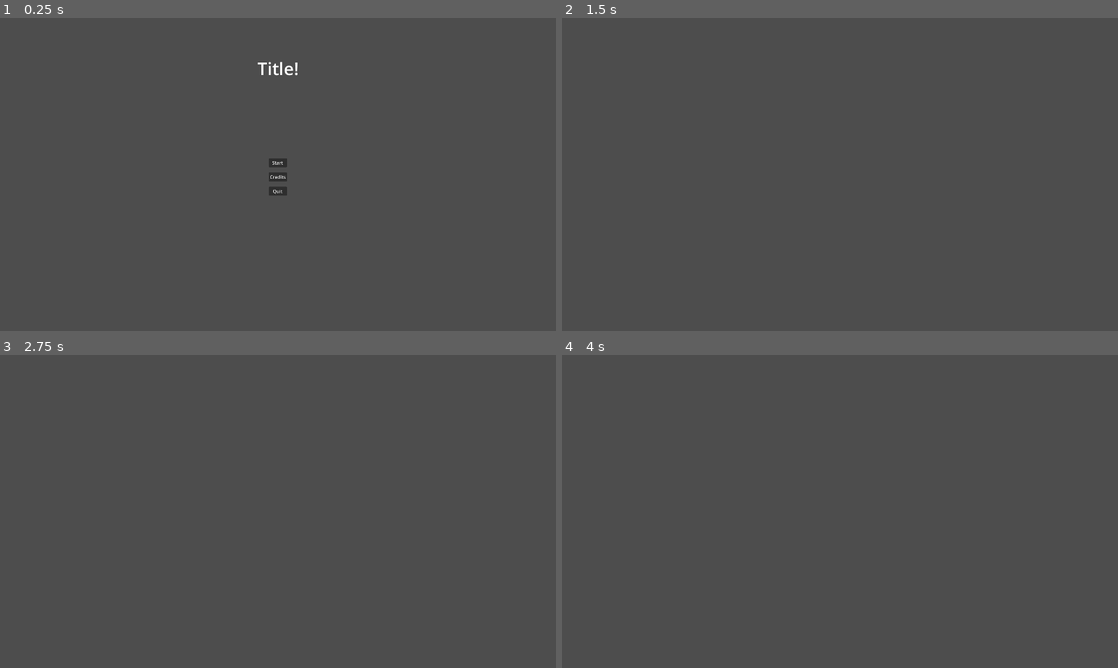
Above: before the commit, frames 1-4 (two rows, left to right).
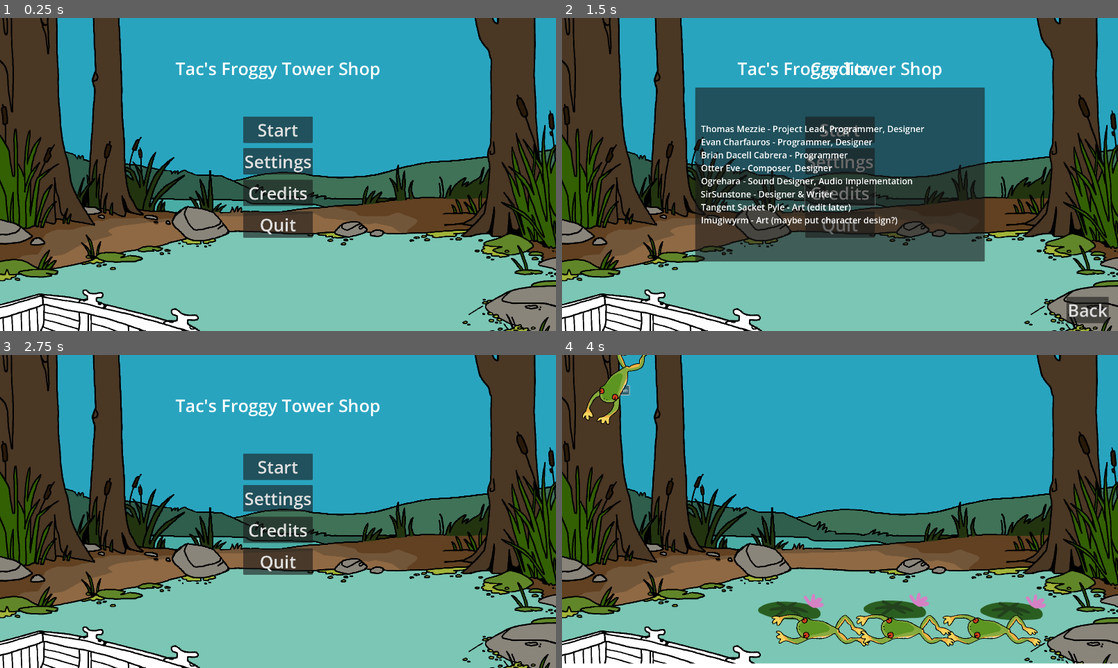
Above: after the commit, the same moments.

Repository: NotTom31/FroggeeToadems
Game: Godot game, scene res://Scenes/UI/MainMenu.tscn
Same seed, same stepped clock (60 frames per second), same inputs: the game is played once before the commit and once after it.
Inputs (mouse positions are in pixels of both pictures, inside the frame that each line leads up to):
- Up to frame 1 (0.25 s): no input
- Up to frame 2 (1.5 s): click "Credits" at 0.5 s; click (840, 161) at 1.25 s, where only the run after the commit has a clickable "Settings"
- Up to frame 3 (2.75 s): click (528, 646) at 2 s, where only the run after the commit has a clickable "Back"
- Up to frame 4 (4 s): click (840, 467) at 2.75 s, where only the run after the commit has a clickable "Start"; click (623, 389) at 3.5 s, where only the run after the commit has a clickable "Spawn"

The runs differ from the first frame. In frame 1, 100% of the frame differs, in the area x 0-100%, y 0-100%; in frame 2, 95%; in frame 3, 100%; in frame 4, 100%.

Commit message:
Started settings and credits

Diff:
--- /dev/null
+++ b/Code/UI/credits_menu.gd
@@ -0,0 +1,10 @@
+extends Control
+
+@onready var back_button: Button = $BackButton as Button
+
+
+func _ready() -> void:
+	back_button.button_down.connect(on_back_pressed)
+
+func on_back_pressed():
+	queue_free()
--- a/Code/UI/main_menu.gd
+++ b/Code/UI/main_menu.gd
@@ -3,13 +3,17 @@
 
 
 @onready var start_button: Button = $MarginContainer/HBoxContainer/VBoxContainer/StartButton as Button
+@onready var settings_button: Button = $MarginContainer/HBoxContainer/VBoxContainer/SettingsButton as Button
 @onready var credits_button: Button = $MarginContainer/HBoxContainer/VBoxContainer/CreditsButton as Button
 @onready var exit_button: Button = $MarginContainer/HBoxContainer/VBoxContainer/QuitButton as Button
-@onready var game_level = preload("res://Scenes/hello_world.tscn") as PackedScene
+@onready var game_level = preload("res://Scenes/Levels/Test/Main-Scene-Tom.tscn") as PackedScene
+@onready var settings_menu = preload("res://Scenes/UI/SettingsMenu.tscn") as PackedScene
+@onready var credits_menu = preload("res://Scenes/UI/CreditsMenu.tscn") as PackedScene
 
 
 func _ready():
 	start_button.button_down.connect(on_start_pressed)
+	settings_button.button_down.connect(on_settings_pressed)
 	credits_button.button_down.connect(on_credits_pressed)
 	exit_button.button_down.connect(on_exit_pressed)
 
@@ -17,8 +21,13 @@
 func on_start_pressed() -> void:
 	get_tree().change_scene_to_packed(game_level)
 
+func on_settings_pressed() -> void:
+	var scene_instance = settings_menu.instantiate()
+	add_child(scene_instance)
+
 func on_credits_pressed() -> void:
-	pass
+	var scene_instance = credits_menu.instantiate()
+	add_child(scene_instance)
 
 func on_exit_pressed() -> void:
 	get_tree().quit()
--- /dev/null
+++ b/Code/UI/settings_menu.gd
@@ -0,0 +1,10 @@
+extends Control
+
+@onready var back_button: Button = $BackButton as Button
+
+
+func _ready() -> void:
+	back_button.button_down.connect(on_back_pressed)
+
+func on_back_pressed():
+	queue_free()
--- /dev/null
+++ b/Scenes/UI/BlankButton.tscn
@@ -0,0 +1,5 @@
+[gd_scene format=3 uid="uid://baeaj55y6xd38"]
+
+[node name="BlankButton" type="Button"]
+theme_override_font_sizes/font_size = 60
+text = "test"
--- /dev/null
+++ b/Scenes/UI/CreditsMenu.tscn
@@ -0,0 +1,93 @@
+[gd_scene load_steps=3 format=3 uid="uid://blj7k800h40f"]
+
+[ext_resource type="Script" path="res://Code/UI/credits_menu.gd" id="1_etfey"]
+[ext_resource type="PackedScene" uid="uid://baeaj55y6xd38" path="res://Scenes/UI/BlankButton.tscn" id="3_4ra3i"]
+
+[node name="CreditsMenu" type="Control"]
+layout_mode = 3
+anchors_preset = 15
+anchor_right = 1.0
+anchor_bottom = 1.0
+grow_horizontal = 2
+grow_vertical = 2
+script = ExtResource("1_etfey")
+
+[node name="MarginContainer" type="MarginContainer" parent="."]
+layout_mode = 1
+anchors_preset = 15
+anchor_right = 1.0
+anchor_bottom = 1.0
+grow_horizontal = 2
+grow_vertical = 2
+theme_override_constants/margin_left = 12
+theme_override_constants/margin_top = 12
+theme_override_constants/margin_right = 12
+theme_override_constants/margin_bottom = 12
+
+[node name="VBoxContainer" type="VBoxContainer" parent="MarginContainer"]
+layout_mode = 2
+theme_override_constants/separation = 120
+
+[node name="Seperator" type="Control" parent="MarginContainer/VBoxContainer"]
+layout_mode = 2
+
+[node name="Label" type="Label" parent="MarginContainer/VBoxContainer"]
+layout_mode = 2
+theme_override_font_sizes/font_size = 60
+text = "Credits"
+horizontal_alignment = 1
+vertical_alignment = 1
+
+[node name="Panel" type="Panel" parent="."]
+custom_minimum_size = Vector2(1000, 600)
+layout_mode = 1
+anchors_preset = 8
+anchor_left = 0.5
+anchor_top = 0.5
+anchor_right = 0.5
+anchor_bottom = 0.5
+offset_left = -500.0
+offset_top = -300.0
+offset_right = 500.0
+offset_bottom = 300.0
+grow_horizontal = 2
+grow_vertical = 2
+
+[node name="MarginContainer" type="MarginContainer" parent="Panel"]
+layout_mode = 1
+anchors_preset = 15
+anchor_right = 1.0
+anchor_bottom = 1.0
+grow_horizontal = 2
+grow_vertical = 2
+theme_override_constants/margin_left = 20
+theme_override_constants/margin_top = 20
+theme_override_constants/margin_right = 20
+theme_override_constants/margin_bottom = 20
+
+[node name="Label" type="Label" parent="Panel/MarginContainer"]
+layout_mode = 2
+theme_override_font_sizes/font_size = 30
+text = "Thomas Mezzie - Project Lead, Programmer, Designer
+Evan Charfauros - Programmer, Designer
+Brian Dacell Cabrera - Programmer
+Otter Eve - Composer, Designer
+Ogrehara - Sound Designer, Audio Implementation
+SirSunstone - Designer & Writer
+Tangent Sacket Pyle - Art (edit later)
+Imugiwyrm - Art (maybe put character design?)"
+
+[node name="BackButton" parent="." instance=ExtResource("3_4ra3i")]
+layout_mode = 1
+anchors_preset = 3
+anchor_left = 1.0
+anchor_top = 1.0
+anchor_right = 1.0
+anchor_bottom = 1.0
+offset_left = -178.0
+offset_top = -118.0
+offset_right = -32.0
+offset_bottom = -27.0
+grow_horizontal = 0
+grow_vertical = 0
+text = "Back"
--- a/Scenes/UI/MainMenu.tscn
+++ b/Scenes/UI/MainMenu.tscn
@@ -1,6 +1,8 @@
-[gd_scene load_steps=2 format=3 uid="uid://cwk0xas0ckfjo"]
+[gd_scene load_steps=4 format=3 uid="uid://cwk0xas0ckfjo"]
 
 [ext_resource type="Script" path="res://Code/UI/main_menu.gd" id="1_dnbkw"]
+[ext_resource type="Texture2D" uid="uid://ht4x4rlup3a2" path="res://Assets/Art/Temp/swamp_firstpass.png" id="2_xucy2"]
+[ext_resource type="PackedScene" uid="uid://baeaj55y6xd38" path="res://Scenes/UI/BlankButton.tscn" id="3_stxqm"]
 
 [node name="Main Menu" type="Control"]
 layout_mode = 3
@@ -10,6 +12,11 @@
 grow_horizontal = 2
 grow_vertical = 2
 script = ExtResource("1_dnbkw")
+
+[node name="SwampFirstpass" type="Sprite2D" parent="."]
+position = Vector2(960, 540)
+scale = Vector2(0.335, 0.335)
+texture = ExtResource("2_xucy2")
 
 [node name="MarginContainer" type="MarginContainer" parent="."]
 layout_mode = 1
@@ -33,7 +40,7 @@
 [node name="Label" type="Label" parent="MarginContainer/VBoxContainer"]
 layout_mode = 2
 theme_override_font_sizes/font_size = 60
-text = "Title!"
+text = "Tac's Froggy Tower Shop"
 horizontal_alignment = 1
 vertical_alignment = 1
 
@@ -49,14 +56,18 @@
 [node name="Seperator2" type="Control" parent="MarginContainer/HBoxContainer/VBoxContainer"]
 layout_mode = 2
 
-[node name="StartButton" type="Button" parent="MarginContainer/HBoxContainer/VBoxContainer"]
+[node name="StartButton" parent="MarginContainer/HBoxContainer/VBoxContainer" instance=ExtResource("3_stxqm")]
 layout_mode = 2
 text = "Start"
 
-[node name="CreditsButton" type="Button" parent="MarginContainer/HBoxContainer/VBoxContainer"]
+[node name="SettingsButton" parent="MarginContainer/HBoxContainer/VBoxContainer" instance=ExtResource("3_stxqm")]
+layout_mode = 2
+text = "Settings"
+
+[node name="CreditsButton" parent="MarginContainer/HBoxContainer/VBoxContainer" instance=ExtResource("3_stxqm")]
 layout_mode = 2
 text = "Credits"
 
-[node name="QuitButton" type="Button" parent="MarginContainer/HBoxContainer/VBoxContainer"]
+[node name="QuitButton" parent="MarginContainer/HBoxContainer/VBoxContainer" instance=ExtResource("3_stxqm")]
 layout_mode = 2
 text = "Quit"
--- /dev/null
+++ b/Scenes/UI/SettingsMenu.tscn
@@ -0,0 +1,86 @@
+[gd_scene load_steps=3 format=3 uid="uid://cecmdnni7erii"]
+
+[ext_resource type="Script" path="res://Code/UI/settings_menu.gd" id="1_iv60s"]
+[ext_resource type="PackedScene" uid="uid://baeaj55y6xd38" path="res://Scenes/UI/BlankButton.tscn" id="2_ww785"]
+
+[node name="SettingsMenu" type="Control"]
+layout_mode = 3
+anchors_preset = 15
+anchor_right = 1.0
+anchor_bottom = 1.0
+grow_horizontal = 2
+grow_vertical = 2
+script = ExtResource("1_iv60s")
+
+[node name="Panel" type="Panel" parent="."]
+custom_minimum_size = Vector2(1000, 600)
+layout_mode = 1
+anchors_preset = 8
+anchor_left = 0.5
+anchor_top = 0.5
+anchor_right = 0.5
+anchor_bottom = 0.5
+offset_left = -500.0
+offset_top = -300.0
+offset_right = 500.0
+offset_bottom = 300.0
+grow_horizontal = 2
+grow_vertical = 2
+
+[node name="MarginContainer" type="MarginContainer" parent="Panel"]
+layout_mode = 1
+anchors_preset = 15
+anchor_right = 1.0
+anchor_bottom = 1.0
+grow_horizontal = 2
+grow_vertical = 2
+theme_override_constants/margin_left = 20
+theme_override_constants/margin_top = 20
+theme_override_constants/margin_right = 20
+theme_override_constants/margin_bottom = 20
+
+[node name="Label" type="Label" parent="Panel/MarginContainer"]
+layout_mode = 2
+theme_override_font_sizes/font_size = 30
+text = "Put settings here"
+
+[node name="MarginContainer" type="MarginContainer" parent="."]
+layout_mode = 1
+anchors_preset = 15
+anchor_right = 1.0
+anchor_bottom = 1.0
+grow_horizontal = 2
+grow_vertical = 2
+theme_override_constants/margin_left = 12
+theme_override_constants/margin_top = 12
+theme_override_constants/margin_right = 12
+theme_override_constants/margin_bottom = 12
+
+[node name="VBoxContainer" type="VBoxContainer" parent="MarginContainer"]
+layout_mode = 2
+theme_override_constants/separation = 120
+
+[node name="Seperator" type="Control" parent="MarginContainer/VBoxContainer"]
+layout_mode = 2
+
+[node name="Label" type="Label" parent="MarginContainer/VBoxContainer"]
+layout_mode = 2
+theme_override_font_sizes/font_size = 60
+text = "Settings"
+horizontal_alignment = 1
+vertical_alignment = 1
+
+[node name="BackButton" parent="." instance=ExtResource("2_ww785")]
+layout_mode = 1
+anchors_preset = 3
+anchor_left = 1.0
+anchor_top = 1.0
+anchor_right = 1.0
+anchor_bottom = 1.0
+offset_left = -178.0
+offset_top = -118.0
+offset_right = -32.0
+offset_bottom = -27.0
+grow_horizontal = 0
+grow_vertical = 0
+text = "Back"
